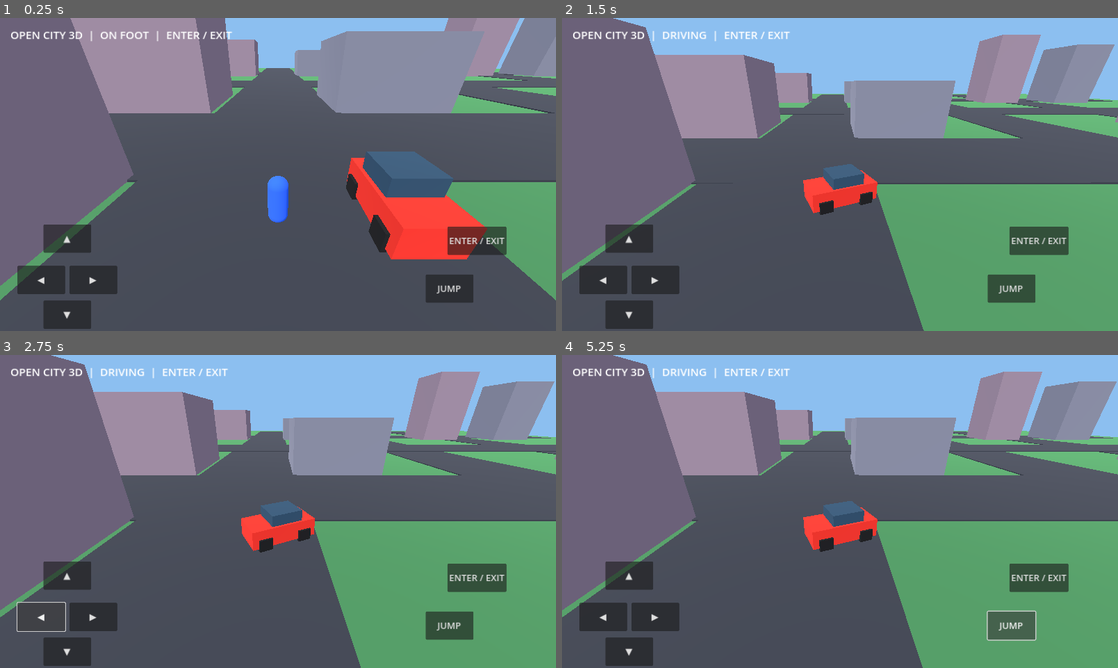
Above: before the commit, frames 1-4 (two rows, left to right).
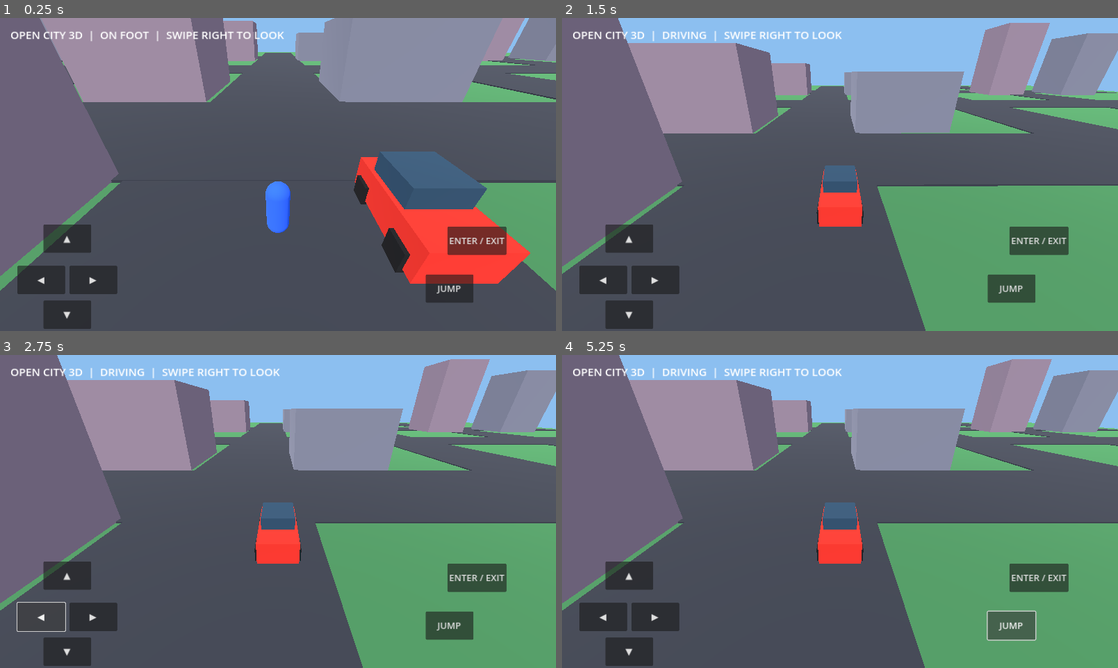
Above: after the commit, the same moments.

Repository: gevmat/OPEN-CITY-3D
Game: Godot game, scene res://scenes/main.tscn
Same seed, same stepped clock (60 frames per second), same inputs: the game is played once before the commit and once after it.
Inputs (mouse positions are in pixels of both pictures, inside the frame that each line leads up to):
- Up to frame 1 (0.25 s): no input
- Up to frame 2 (1.5 s): tap Enter (ui_accept) at 0.5, 0.77 s; move the mouse to (962, 158) at 0.52 s; hold D (move_right) 0.53-1.25 s; tap E (interact) at 0.6 s; click (962, 158) at 0.67 s; drag from (728, 190) to (812, 237) at 1.27 s
- Up to frame 3 (2.75 s): click "◀" at 2 s
- Up to frame 4 (5.25 s): click "▶" at 2.75 s; click "▲" at 3.5 s; click "▼" at 4.25 s; click "JUMP" at 5 s

The runs differ from the first frame. In frame 1, 16% of the frame differs, in the area x 0-100%, y 0-91%; in frame 2, 12%; in frame 3, 12%; in frame 4, 12%.

Commit message:
Add touch camera rotation, camera-relative movement, smooth driving and steering

Diff:
--- a/scripts/main.gd
+++ b/scripts/main.gd
@@ -12,6 +12,12 @@
 var interact_requested := false
 var car_heading := 0.0
 var hud: Label
+var camera_yaw := 0.0
+var camera_pitch := 0.30
+var camera_distance := 10.0
+var look_touch_id := -1
+var touch_last := Vector2.ZERO
+var car_velocity := 0.0
 
 func _ready() -> void:
 	_build_world()
@@ -141,6 +147,23 @@
 func _release_move(direction: Vector2) -> void:
 	steer -= direction
 
+func _unhandled_input(event: InputEvent) -> void:
+	if event is InputEventScreenTouch:
+		if event.pressed and event.position.x > get_viewport().get_visible_rect().size.x * 0.38:
+			if look_touch_id == -1:
+				look_touch_id = event.index
+				touch_last = event.position
+		elif not event.pressed and event.index == look_touch_id:
+			look_touch_id = -1
+	elif event is InputEventScreenDrag and event.index == look_touch_id:
+		var diff: Vector2 = event.position - touch_last
+		touch_last = event.position
+		camera_yaw -= diff.x * 0.006
+		camera_pitch = clamp(camera_pitch + diff.y * 0.004, -0.15, 0.85)
+	elif event is InputEventMouseMotion and Input.is_mouse_button_pressed(MOUSE_BUTTON_RIGHT):
+		camera_yaw -= event.relative.x * 0.006
+		camera_pitch = clamp(camera_pitch + event.relative.y * 0.004, -0.15, 0.85)
+
 func _physics_process(delta: float) -> void:
 	if Input.is_action_just_pressed("interact") or interact_requested:
 		interact_requested = false
@@ -154,16 +177,24 @@
 	direction.y += Input.get_action_strength("move_back") - Input.get_action_strength("move_forward")
 	direction = direction.limit_length(1.0)
 	if in_car:
-		car_heading -= direction.x * delta * 1.8
+		var target_speed := -direction.y * CAR_SPEED
+		car_velocity = move_toward(car_velocity, target_speed, delta * (14.0 if abs(target_speed) > 0.1 else 24.0))
+		var steering_factor := clamp(abs(car_velocity) / 5.0, 0.0, 1.0)
+		car_heading -= direction.x * delta * 1.65 * steering_factor * (1.0 if car_velocity >= 0.0 else -1.0)
 		car.rotation.y = car_heading
 		var forward := Vector3(-sin(car_heading),0,-cos(car_heading))
-		car.velocity = forward * -direction.y * CAR_SPEED
+		car.velocity = forward * car_velocity
 		car.move_and_slide()
 		hero.visible = false
 	else:
 		hero.visible = true
-		hero.velocity.x = direction.x * SPEED
-		hero.velocity.z = direction.y * SPEED
+		var forward := Vector3(-sin(camera_yaw), 0, -cos(camera_yaw))
+		var right := Vector3(cos(camera_yaw), 0, -sin(camera_yaw))
+		var movement := (right * direction.x - forward * direction.y).limit_length(1.0)
+		hero.velocity.x = movement.x * SPEED
+		hero.velocity.z = movement.z * SPEED
+		if movement.length() > 0.1:
+			hero.rotation.y = lerp_angle(hero.rotation.y, atan2(-movement.x, -movement.z), delta * 10.0)
 		if not hero.is_on_floor():
 			hero.velocity.y -= 18.0*delta
 		elif jump_requested or Input.is_action_just_pressed("ui_accept"):
@@ -171,7 +202,11 @@
 		hero.move_and_slide()
 	jump_requested = false
 	var target := car.global_position if in_car else hero.global_position
-	var desired := target + Vector3(0,6,11)
+	if in_car and look_touch_id == -1:
+		camera_yaw = lerp_angle(camera_yaw, car_heading, delta * 0.9)
+	var horizontal := cos(camera_pitch) * camera_distance
+	var offset := Vector3(sin(camera_yaw) * horizontal, 3.0 + sin(camera_pitch) * camera_distance, cos(camera_yaw) * horizontal)
+	var desired := target + offset
 	camera.global_position = camera.global_position.lerp(desired, min(1.0,delta*5.0))
-	camera.look_at(target+Vector3(0,1,0))
-	hud.text = "OPEN CITY 3D  |  " + ("DRIVING" if in_car else "ON FOOT") + "  |  ENTER / EXIT"
+	camera.look_at(target+Vector3(0,1.2,0))
+	hud.text = "OPEN CITY 3D  |  " + ("DRIVING" if in_car else "ON FOOT") + "  |  SWIPE RIGHT TO LOOK"
